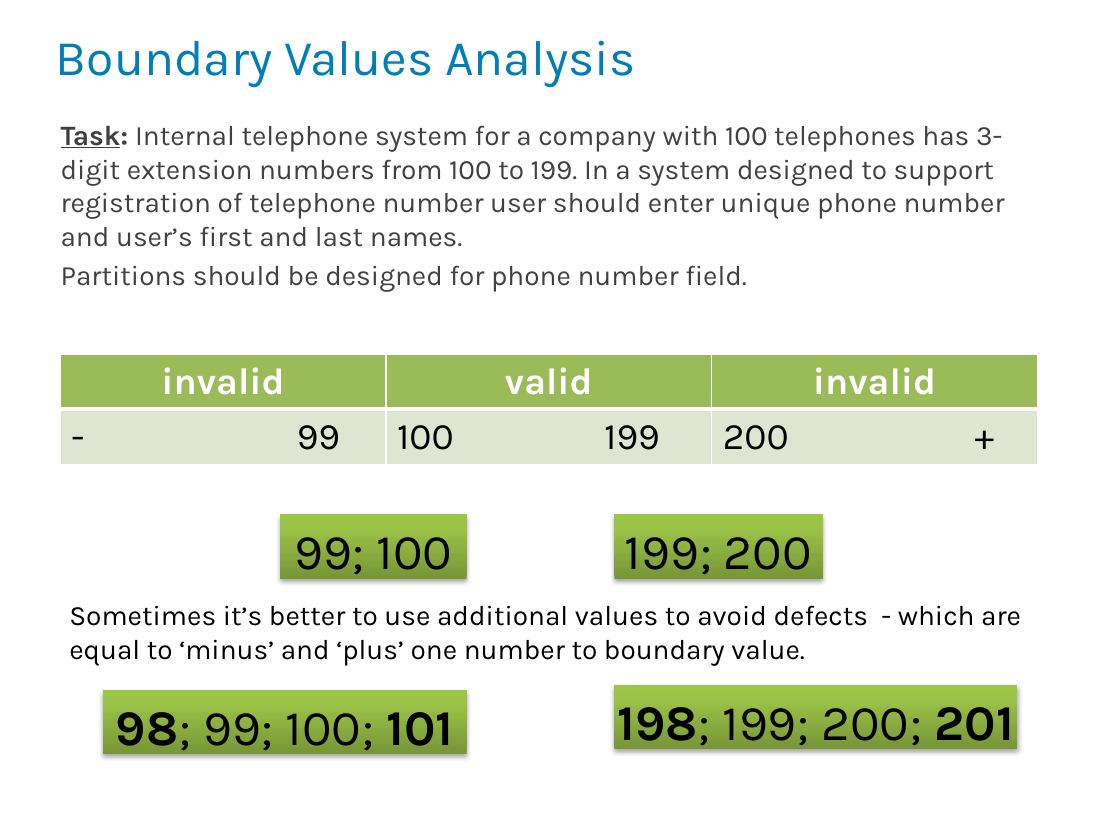
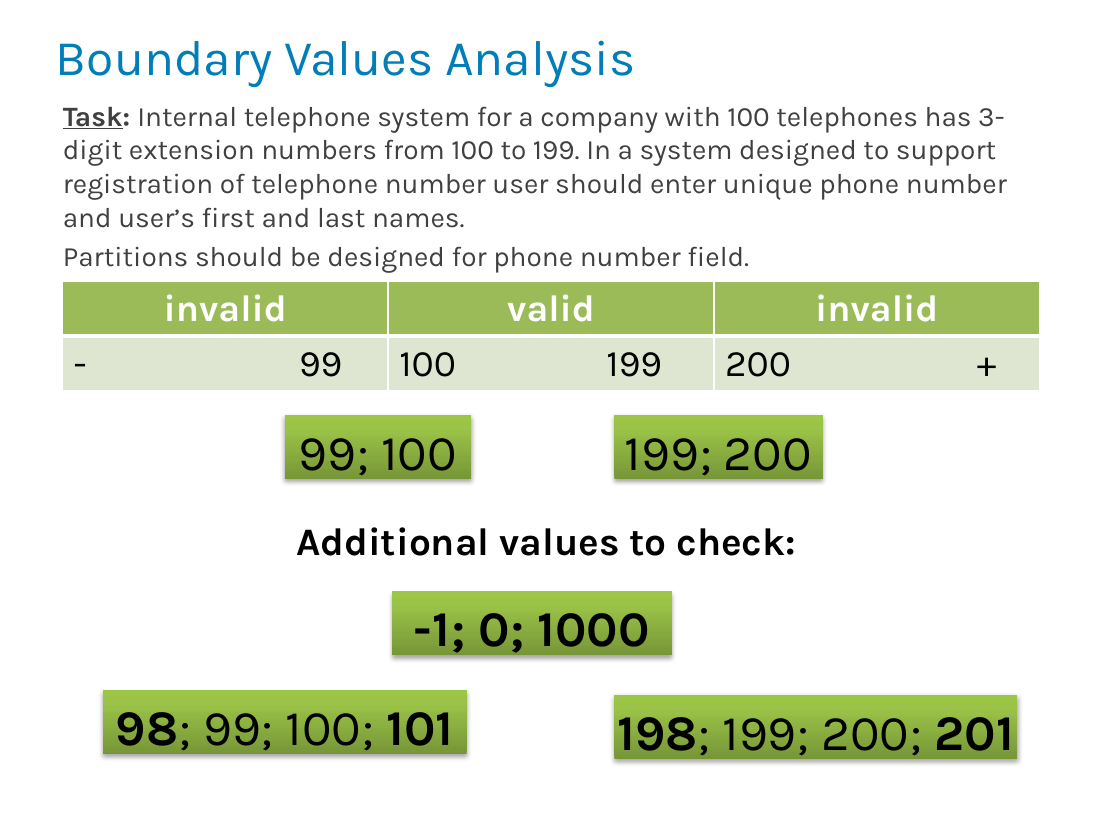
Before and after one commit to ttp-if/mqc, a slide deck: slide 4 of Nataliia Sheludiakova/HW5/HW5_Test Design Techniques_Nataliia_Sheludiakova.pptx. Drawn at 1120x840 pixels with LibreOffice and Linux fonts; fonts in the diff are those of the drawing; background and template pictures are left out. Boxes give left, top, right and bottom in pixels: in the first picture for what was removed or moved away, otherwise in the second. Text is boxed around its words. In the diff, an @@ line names an element or a change of style, - is before the commit and + after.

```diff
--- a/Nataliia Sheludiakova/HW5/HW5_Test Design Techniques_Nataliia_Sheludiakova.pptx
+++ b/Nataliia Sheludiakova/HW5/HW5_Test Design Techniques_Nataliia_Sheludiakova.pptx
@@ text "Task: Internal telephone system for ...": place and size @@
-text "Task: Internal telephone system for ..." at <box>61,125,1005,292</box>
+text "Task: Internal telephone system for ..." at <box>63,106,1007,272</box>
@@ table: place and size @@
-table at <box>60,355,1038,467</box>
+table at <box>63,281,1040,393</box>
@@ rectangle "99; 100": place and size @@
-rectangle "99; 100" at <box>280,514,467,578</box>
+rectangle "99; 100" at <box>284,416,472,479</box>
@@ rectangle "199; 200": place and size @@
-rectangle "199; 200" at <box>615,514,823,578</box>
+rectangle "199; 200" at <box>615,416,823,479</box>
@@ text added at <box>296,527,796,556</box>, 25 pt, text #000000, bold @@
+Additional values to check:
@@ rectangle added at <box>392,591,672,655</box>, fill gradient #779737 to #9BC348 to #9DC746, 32 pt, text #000000, bold @@
+-1; 0; 1000
@@ text removed at <box>69,605,1021,665</box> @@
-Sometimes it’s better to use additional values to avoid defects - which are equal to ‘minus’ and ‘plus’ one number to boundary value.
@@ rectangle "198; 199; 200; 201": place and size @@
-rectangle "198; 199; 200; 201" at <box>615,685,1018,749</box>
+rectangle "198; 199; 200; 201" at <box>615,694,1018,758</box>
```
Also in this commit, not shown: 3 other slides changed, 1 slide added, 2 other files.
